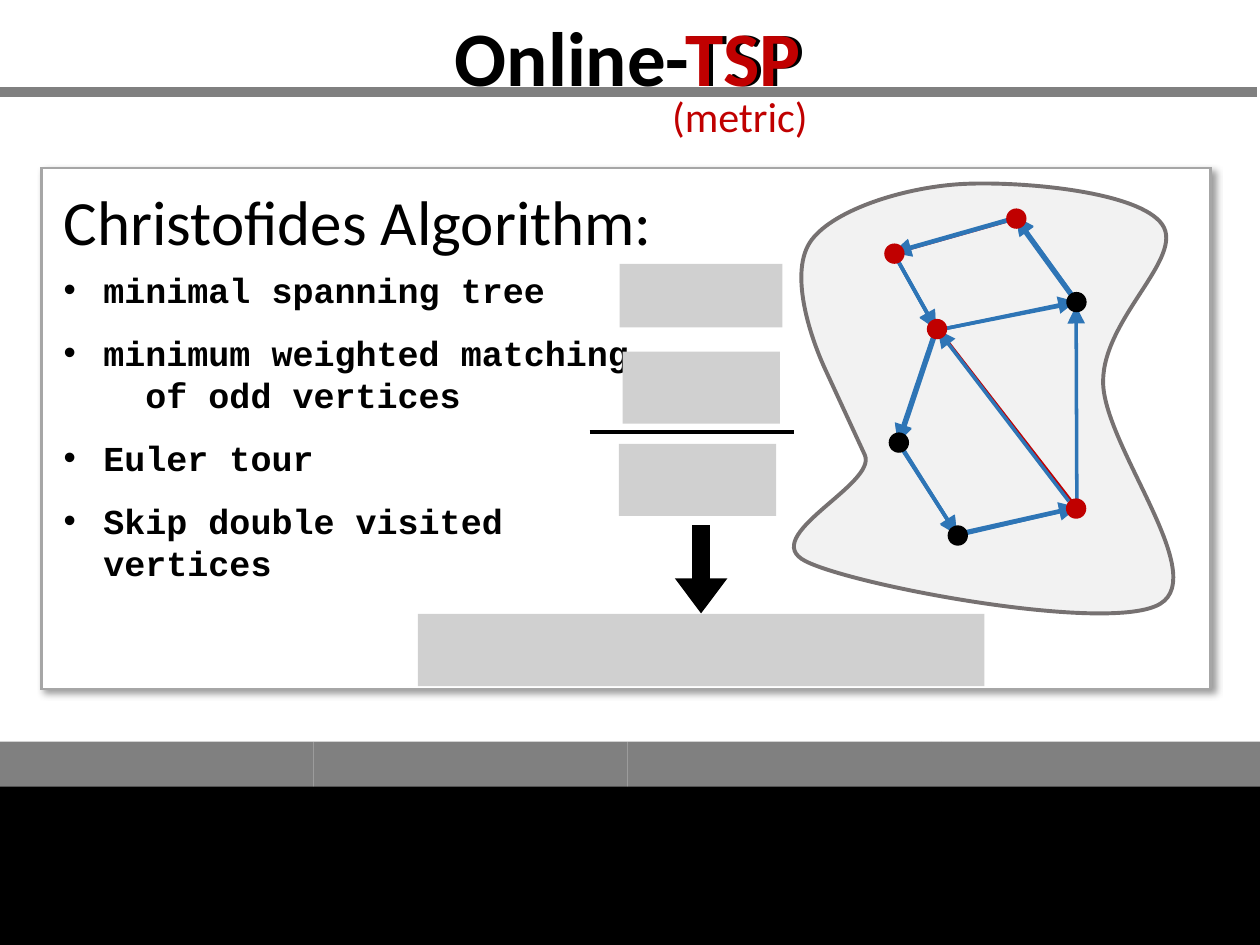
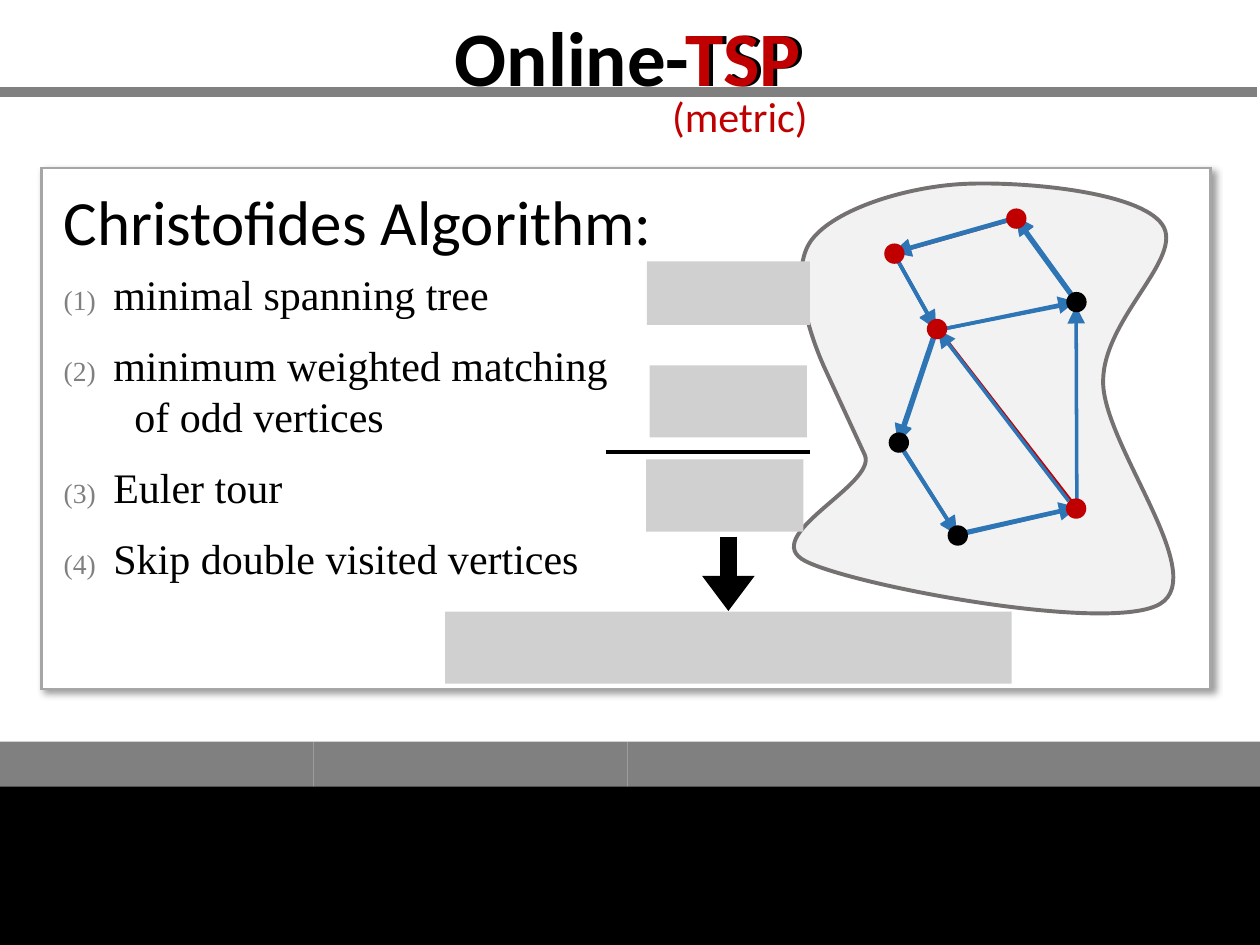
Before and after one commit to GraffL/talk-online-tsp, a slide deck: slide 3 of Präsentation43.pptx. Drawn at 1260x945 pixels with LibreOffice and Linux fonts; fonts in the diff are those of the drawing; grey boxes stand for pictures. Boxes give left, top, right and bottom in pixels: in the first picture for what was removed or moved away, otherwise in the second. Text is boxed around its words. In the diff, an @@ line names an element or a change of style, - is before the commit and + after.

```diff
--- a/Präsentation43.pptx
+++ b/Präsentation43.pptx
@@ picture: place and size @@
-picture at bbox=[620, 263, 782, 326]
+picture at bbox=[646, 261, 809, 324]
@@ text at bbox=[113, 281, 607, 583]: size 20 to 24 pt, font Courier New to Times New Roman, bold off in "minimal spanning tree", "minimum weighted matching of odd vertices", "Euler tour", "Skip double visited vertices"; bullet • to (1) @@
@@ picture: place and size @@
-picture at bbox=[622, 352, 780, 423]
+picture at bbox=[650, 365, 808, 437]
@@ line moved from (590, 432) - (794, 432) to (606, 452) - (810, 452) @@
@@ picture: place and size @@
-picture at bbox=[619, 444, 776, 515]
+picture at bbox=[646, 460, 804, 532]
@@ arrow moved from (701, 525) - (701, 614) to (728, 537) - (728, 611) @@
@@ picture: place and size @@
-picture at bbox=[418, 614, 985, 685]
+picture at bbox=[445, 611, 1012, 683]
```
Also in this commit, not shown: 1 other slide changed.
